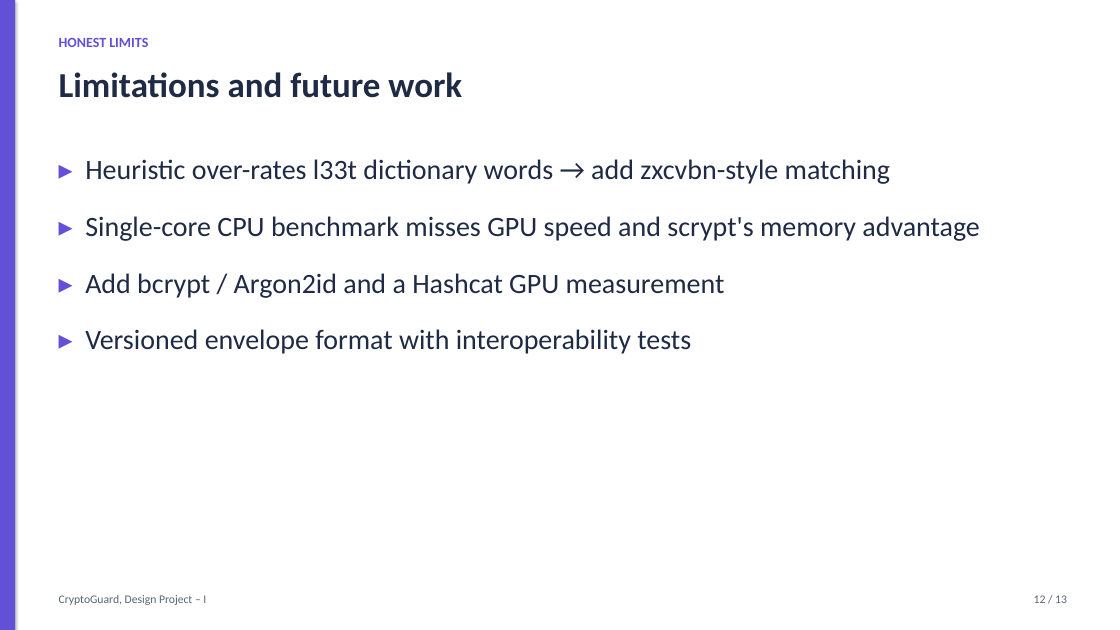
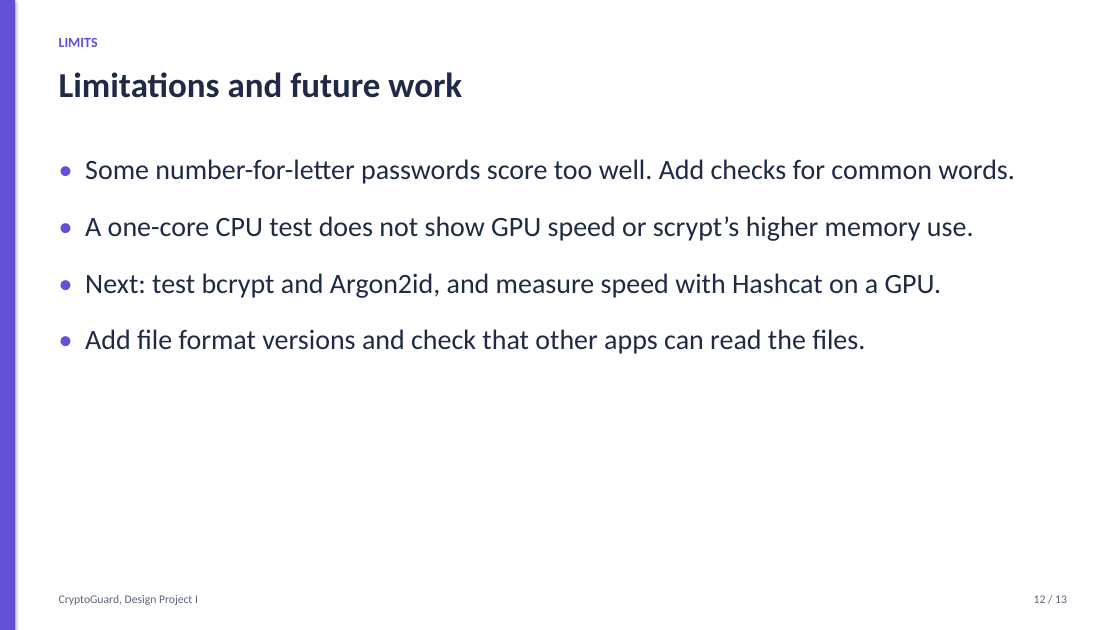
Before and after one commit to harshacreate/CryptoGuard, a slide deck: slide 12 of report/CryptoGuard_Presentation.pptx. Drawn at 1120x630 pixels with LibreOffice and Linux fonts; fonts in the diff are those of the drawing. Boxes give left, top, right and bottom in pixels: in the first picture for what was removed or moved away, otherwise in the second. Text is boxed around its words. In the diff, an @@ line names an element or a change of style, - is before the commit and + after.

```diff
--- a/report/CryptoGuard_Presentation.pptx
+++ b/report/CryptoGuard_Presentation.pptx
@@ text at [59,38,98,47]: text changed @@
-HONEST LIMITS
+LIMITS
@@ text at [85,159,1015,354]: text changed @@
-▸ Heuristic over-rates l33t dictionary words → add zxcvbn-style matching
-▸ Single-core CPU benchmark misses GPU speed and scrypt's memory advantage
-▸ Add bcrypt / Argon2id and a Hashcat GPU measurement
-▸ Versioned envelope format with interoperability tests
+• Some number-for-letter passwords score too well. Add checks for common words.
+• A one-core CPU test does not show GPU speed or scrypt’s higher memory use.
+• Next: test bcrypt and Argon2id, and measure speed with Hashcat on a GPU.
+• Add file format versions and check that other apps can read the files.
@@ text at [59,595,198,605]: text changed @@
-CryptoGuard, Design Project – I
+CryptoGuard, Design Project I
```
Also in this commit, not shown: 12 other slides changed, 17 other files.
